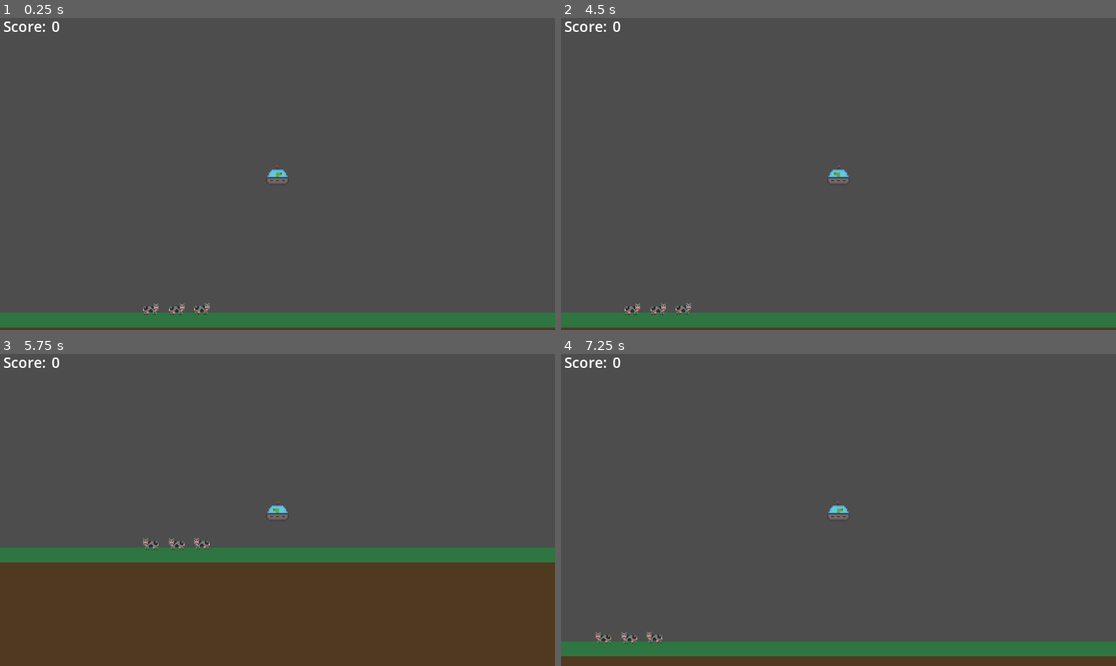
Above: before the commit, frames 1-4 (two rows, left to right).
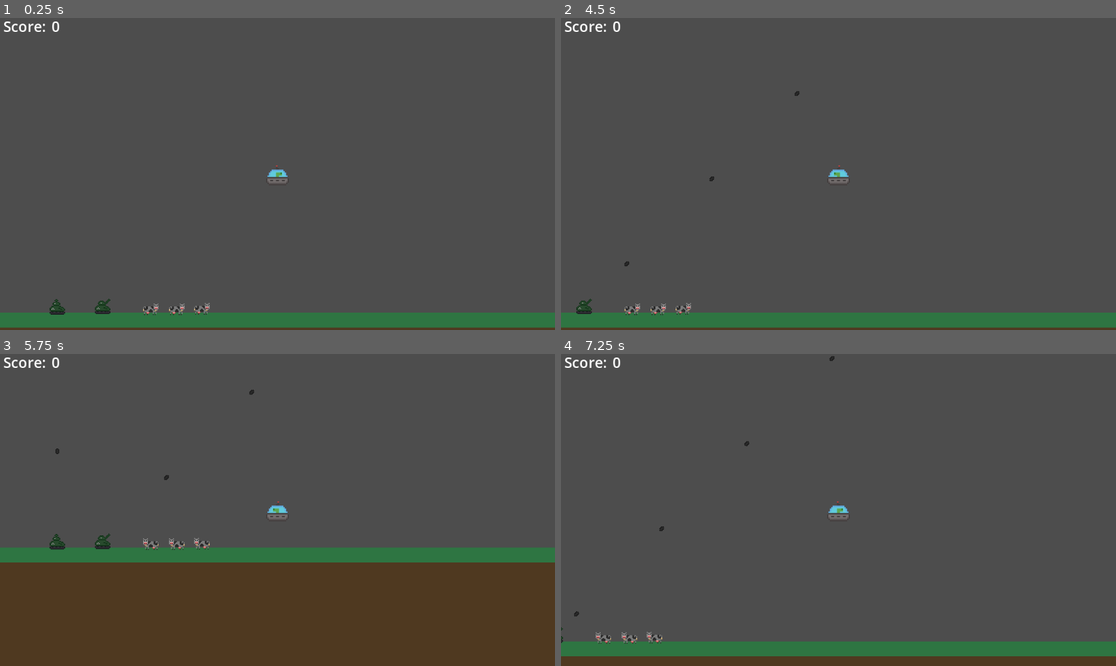
Above: after the commit, the same moments.

Repository: Stomatopoda-Arcade/Ground-Beef
Game: Godot game, scene res://Game.tscn
The game is run twice, just before and just after one commit, with the same random seed, the same clock (stepped at 60 frames per second) and the same inputs.
Inputs:
- Up to frame 1 (0.25 s): no input
- Up to frame 2 (4.5 s): tap Enter at 0.5 s; hold Right (ui_right) 0.53-1.28 s; hold Down (ui_down) 1.28-2.03 s; hold Right (ui_right) 2.03-2.78 s; hold Up (ui_up) 2.78-3.53 s; hold Left (ui_left) from 3.53 s (still down)
- Up to frame 3 (5.75 s): release Left (ui_left) at 5.03 s; hold Down (ui_down) from 5.03 s (still down)
- Up to frame 4 (7.25 s): release Down (ui_down) at 5.78 s; hold Right (ui_right) 5.78-6.53 s; hold Up (ui_up) from 6.53 s (still down)

The runs differ from the first frame. In frame 1, 0.2% of the frame differs, in the area x 8-20%, y 89-96%; in frame 2, 0.1%; in frame 3, 0.2%, in the area x 8-46%, y 11-63%; in frame 4, less than 0.1%.

Commit message:
created tank object

Diff:
--- a/Game.tscn
+++ b/Game.tscn
@@ -1,10 +1,11 @@
-[gd_scene load_steps=6 format=3 uid="uid://cl47tmv4n07ds"]
+[gd_scene load_steps=7 format=3 uid="uid://cl47tmv4n07ds"]
 
 [ext_resource type="Script" path="res://game.gd" id="1_7f8eh"]
 [ext_resource type="PackedScene" uid="uid://ccd6m3yl13q3p" path="res://ground.tscn" id="2_py3jo"]
-[ext_resource type="PackedScene" uid="uid://c5gkfnhftomo" path="res://cow.tscn" id="3_0hfq6"]
+[ext_resource type="PackedScene" uid="uid://c5gkfnhftomo" path="res://Cow.tscn" id="3_0hfq6"]
 [ext_resource type="PackedScene" uid="uid://l0esk30pv4e0" path="res://player_character.tscn" id="4_0ayap"]
 [ext_resource type="PackedScene" uid="uid://c1hfb0b85xe1e" path="res://underground.tscn" id="5_u8w03"]
+[ext_resource type="PackedScene" uid="uid://ig8otq1ilpd0" path="res://tank.tscn" id="6_tmhgm"]
 
 [node name="Game" type="Node2D"]
 script = ExtResource("1_7f8eh")
@@ -26,3 +27,10 @@
 
 [node name="Underground" parent="." instance=ExtResource("5_u8w03")]
 position = Vector2(123, 305)
+
+[node name="Tank" parent="." instance=ExtResource("6_tmhgm")]
+position = Vector2(-185, 279)
+
+[node name="Tank2" parent="." instance=ExtResource("6_tmhgm")]
+position = Vector2(-279, 280)
+starting_facing = 1
--- /dev/null
+++ b/Tank.gd
@@ -0,0 +1,47 @@
+extends StaticBody2D
+const ProjectileResource = preload("res://projectile.tscn")
+enum TANK_FACING {TANK45,TANK90,TANK135}
+enum DIFFICULTY {EASY,MEDIUM,HARD}
+
+@export var projectile_velocity = 250
+@export var starting_facing = TANK_FACING.TANK45
+@export var starting_difficulty = DIFFICULTY.EASY
+var projectile_angle = 315
+
+# Called when the node enters the scene tree for the first time.
+func _ready():
+	if starting_facing == TANK_FACING.TANK45:
+		$Tank45.visible = true
+		$Tank90.visible = false
+		projectile_angle = 315
+	elif starting_facing == TANK_FACING.TANK90:
+		$Tank45.visible = false
+		$Tank90.visible = true
+		projectile_angle = 270
+	elif starting_facing == TANK_FACING.TANK135:
+		$Tank45.visible = true
+		$Tank90.visible = false
+		$Tank45.flip_h = true
+		projectile_angle = 225
+
+	if starting_difficulty == DIFFICULTY.EASY:
+		$Timer.wait_time = 3
+	elif starting_difficulty == DIFFICULTY.MEDIUM:
+		$Timer.wait_time = 2
+	elif starting_difficulty == DIFFICULTY.HARD:
+		$Timer.wait_time = 1
+
+
+
+
+# Called every frame. 'delta' is the elapsed time since the previous frame.
+func _process(delta):
+	pass
+
+
+func _on_timer_timeout():
+	var projectile_instance = ProjectileResource.instantiate()
+	projectile_instance.velocity = projectile_velocity
+	projectile_instance.angle = projectile_angle
+	self.add_child(projectile_instance)
+	self.move_child(projectile_instance,0)
--- /dev/null
+++ b/tank.tscn
@@ -0,0 +1,37 @@
+[gd_scene load_steps=6 format=3 uid="uid://ig8otq1ilpd0"]
+
+[ext_resource type="Script" path="res://Tank.gd" id="1_7w7jl"]
+[ext_resource type="Texture2D" uid="uid://dy8si7wu0kieg" path="res://sprites/Tank-45.png" id="2_7vxbb"]
+[ext_resource type="Texture2D" uid="uid://fr5svms7dcu7" path="res://sprites/Tank-90.png" id="3_rc03h"]
+
+[sub_resource type="RectangleShape2D" id="RectangleShape2D_kqa1b"]
+size = Vector2(33, 19)
+
+[sub_resource type="RectangleShape2D" id="RectangleShape2D_1ekmg"]
+size = Vector2(20, 14)
+
+[node name="Tank" type="StaticBody2D" groups=["destroyable", "tank"]]
+script = ExtResource("1_7w7jl")
+starting_difficulty = 2
+
+[node name="Tank45" type="Sprite2D" parent="."]
+scale = Vector2(2, 2)
+texture = ExtResource("2_7vxbb")
+
+[node name="Tank90" type="Sprite2D" parent="."]
+visible = false
+scale = Vector2(2, 2)
+texture = ExtResource("3_rc03h")
+
+[node name="CollisionBottom" type="CollisionShape2D" parent="."]
+position = Vector2(0.5, 6.5)
+shape = SubResource("RectangleShape2D_kqa1b")
+
+[node name="CollisionTop" type="CollisionShape2D" parent="."]
+position = Vector2(0, -10)
+shape = SubResource("RectangleShape2D_1ekmg")
+
+[node name="Timer" type="Timer" parent="."]
+autostart = true
+
+[connection signal="timeout" from="Timer" to="." method="_on_timer_timeout"]
